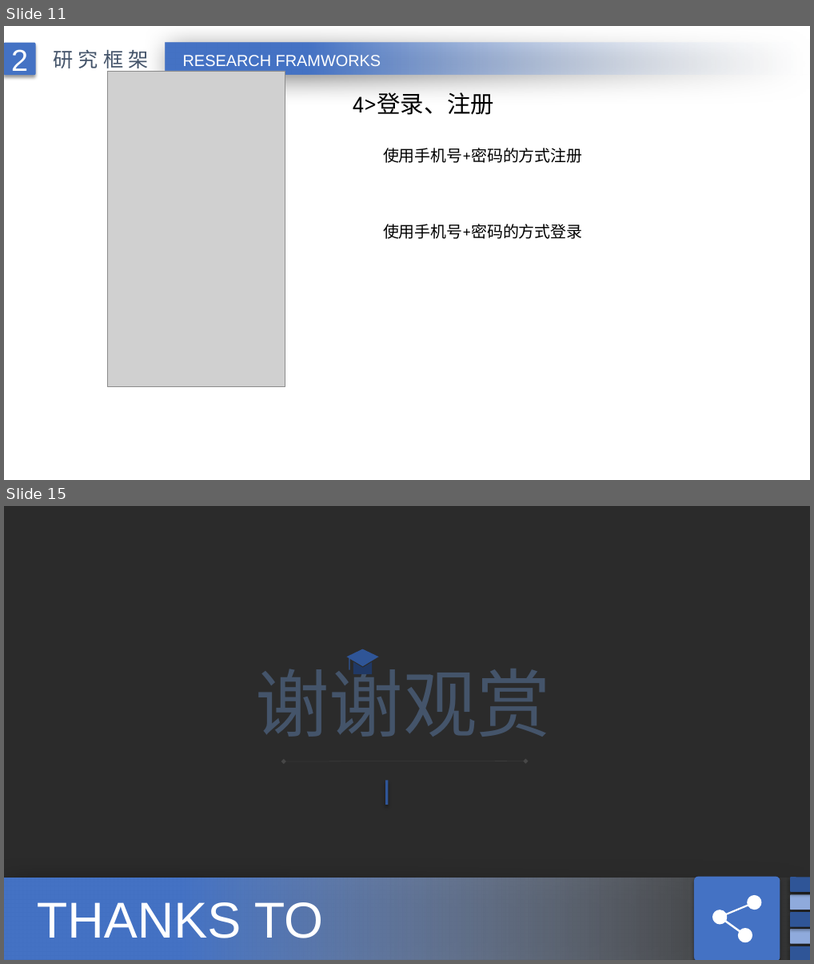
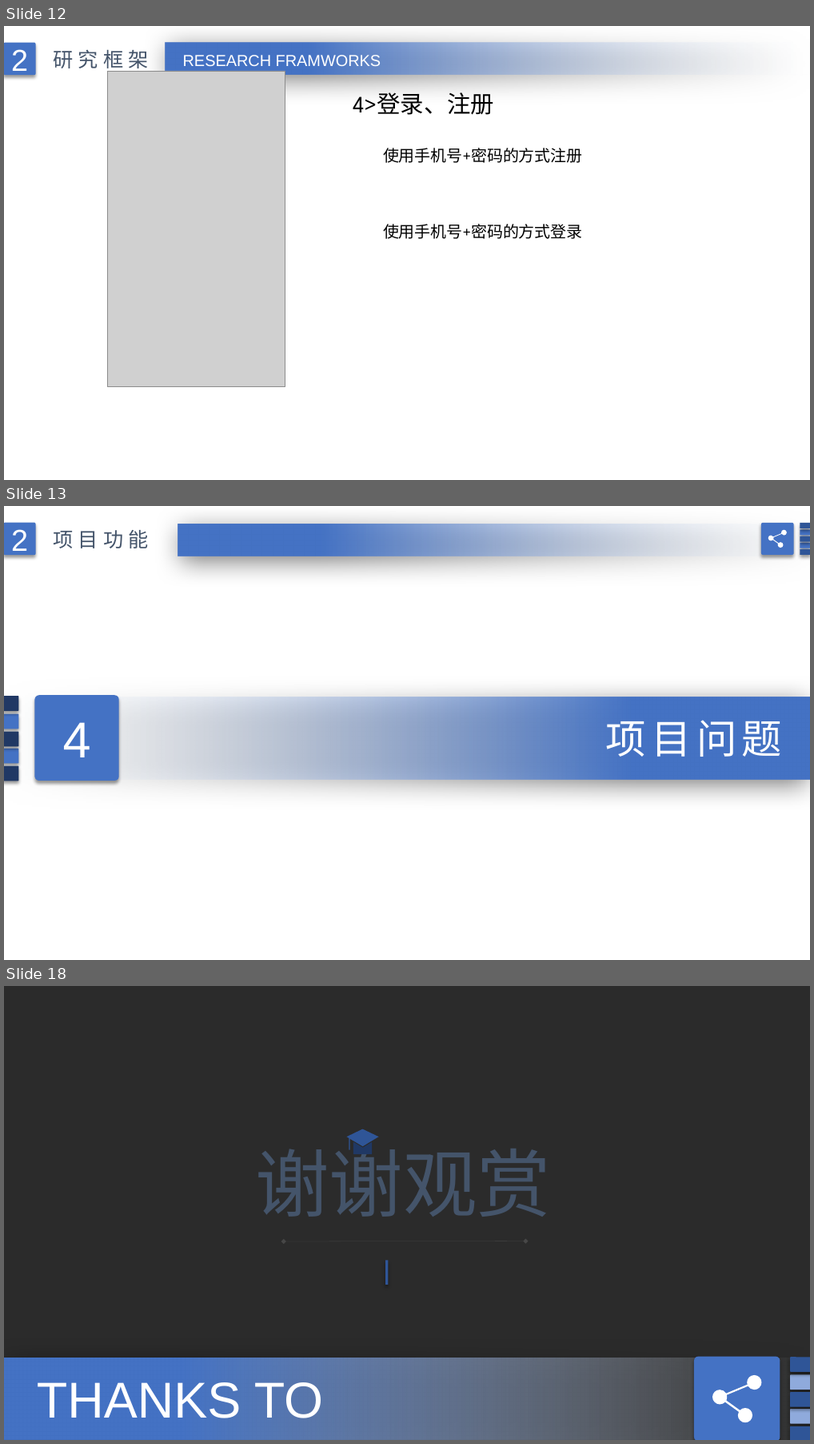
Before and after one commit to liujianhang1314/youGou, a slide deck: 刘建行.pptx. Shown one above the other, each under a label of ours: slides 11 and 15 before the commit, slides 12, 13 and 18 after it; the slides between them are not shown. The pictures are 814x964 and 814x1444 pixels, drawn with LibreOffice and Linux fonts; fonts in the diff are those of the drawing; grey boxes stand for pictures; background and template pictures are left out; a plain dark background stands for a picture behind light text. Boxes give left, top, right and bottom in pixels: in the first picture for what was removed or moved away, otherwise in the second. Text is boxed around its words. In the diff, an @@ line names an element or a change of style, - is before the commit and + after.

```diff
--- a/刘建行.pptx
+++ b/刘建行.pptx
@@ slide 13 added at <box>4,506,810,960</box>, background picture (left out) @@
@@ rounded rectangle added at <box>4,522,35,555</box>, fill #4472C4, 36 pt, text #FFFFFF @@
+2
@@ rectangle added at <box>178,524,810,556</box>, fill gradient #F7FAFD to #4472C4 @@
@@ group added at <box>762,523,810,555</box>: 6 rounded rectangles, 1 freeform shape @@
@@ text added at <box>53,530,149,548</box>, 24 pt, text #44546A @@
+项目功能
@@ group added at <box>4,696,810,781</box>: 6 rounded rectangles, 1 rectangle, 1 text @@
+4
+项目问题
@@ ellipse added at <box>474,696,527,718</box>, fill #FFFFFF @@
@@ freeform shape added at <box>284,704,311,743</box>, fill #FFFFFF @@
@@ freeform shape added at <box>474,713,527,731</box>, fill #FFFFFF @@
@@ freeform shape added at <box>474,738,527,756</box>, fill #FFFFFF @@
@@ freeform shape added at <box>474,725,527,743</box>, fill #FFFFFF @@
@@ what was slide 11 is now slide 12 @@
@@ what was slide 15 is now slide 18 @@
```
Also in this commit, not shown: 7 slides changed, 4 other slides added, 2 slides removed, 19 other files.
